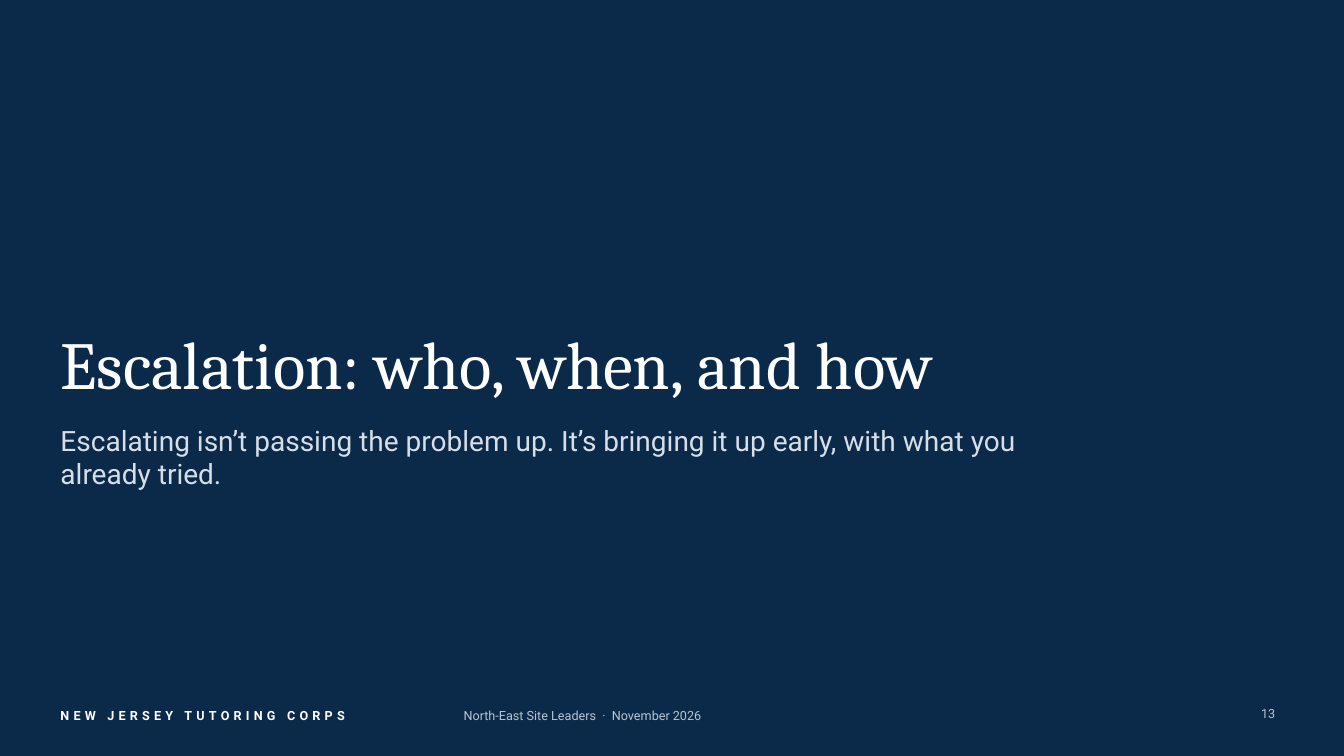
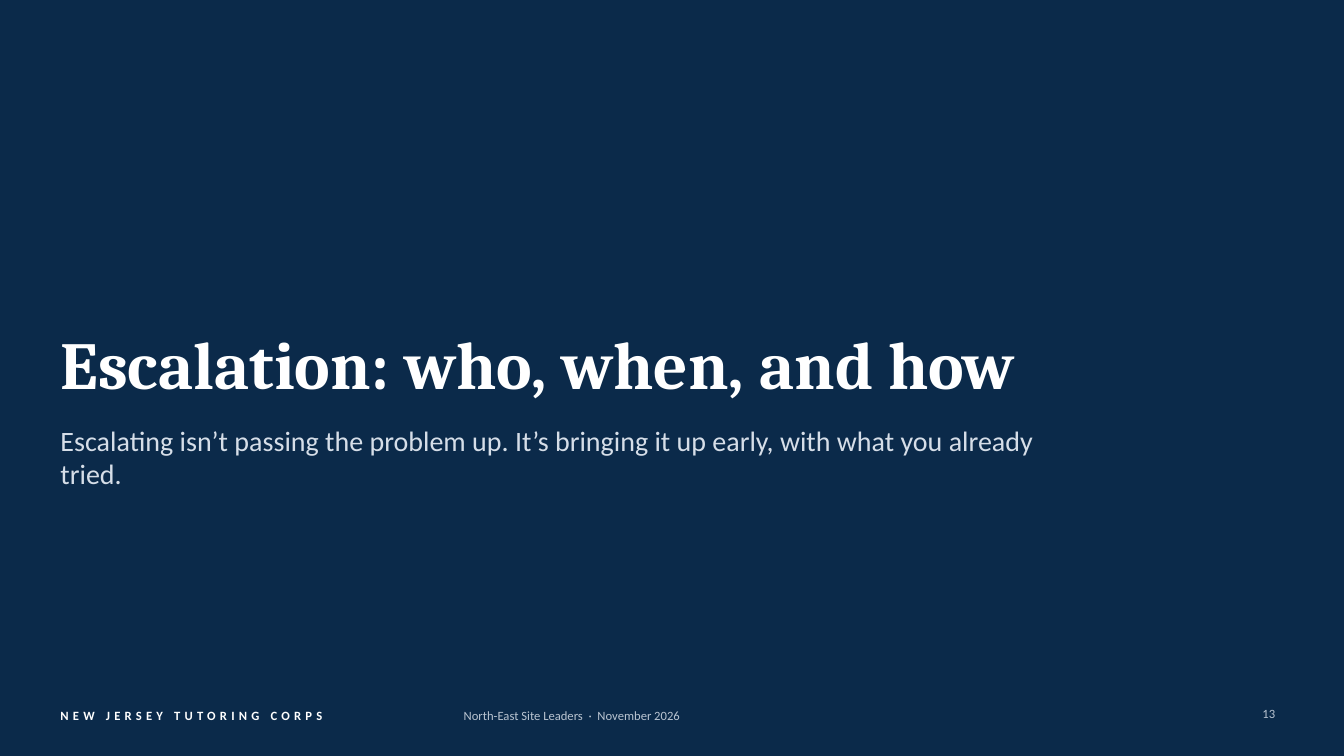
Before and after one commit to NJTCDATA/New-Jersey-Tutoring-Corps-Portal, a slide deck: slide 13 of docs/meetings/2026-11-ne-site-leaders/01-Deck-From-Flags-to-Ownership.pptx. Drawn at 1344x756 pixels with LibreOffice and Linux fonts; fonts in the diff are those of the drawing. Boxes give left, top, right and bottom in pixels: in the first picture for what was removed or moved away, otherwise in the second. Text is boxed around its words. In the diff, an @@ line names an element or a change of style, - is before the commit and + after.

```diff
--- a/docs/meetings/2026-11-ne-site-leaders/01-Deck-From-Flags-to-Ownership.pptx
+++ b/docs/meetings/2026-11-ne-site-leaders/01-Deck-From-Flags-to-Ownership.pptx
@@ title "Escalation: who, when, and how" at [60,342,1015,399]: bold on @@
@@ font Roboto to Calibri in 4 elements at [60,431,1033,484], [1262,710,1275,718], [60,711,323,720], [464,711,680,720] @@
```
Also in this commit, not shown: 20 other slides changed, 2 other files.
